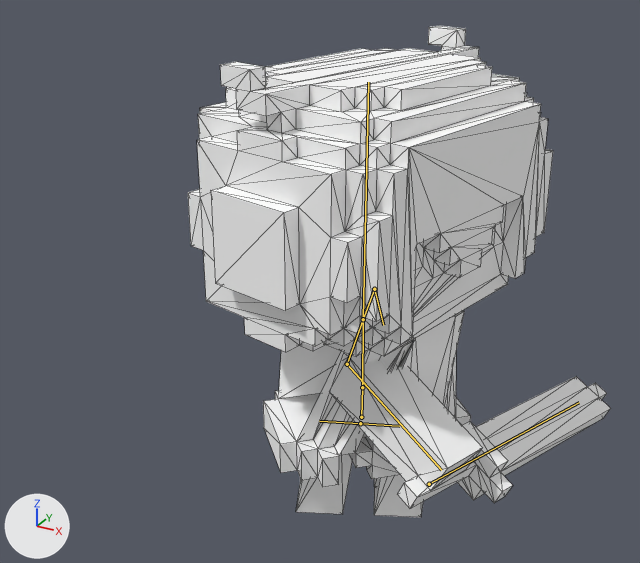
The FBX model AGS2020 Unity/Assets/_My/Model/Player.fbx, before and after one commit.
Camera for both pictures: a 50 mm camera at (2.1, -4.34, 3.65) aimed at (-0.23, -0.12, 1.54). Lighting does not change. The marker at lower left points along +X, +Y and +Z. Both versions are drawn at frame 6 of the action 'アーマチュア|ThrustAttack'; the numbers are the values there. The bones that change are drawn over the model as lines. Mesh edges are drawn as thin lines.

The first picture shows 'ObjObject', 'ObjObject.001'.
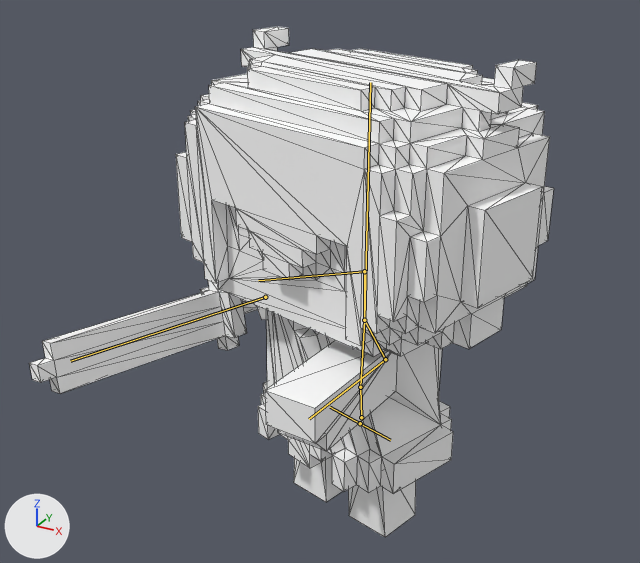
What differs and where, as boxes [x1, y1, x2, y2] in the pictures (640 x 563 px):
'ObjObject.001', posed
    before: [188, 26, 553, 517]
    after: [176, 26, 554, 537]
'ObjObject', posed
    before: [397, 376, 611, 509]
    after: [29, 280, 258, 394]
bone 'LowerBody', root to tip
    before: (361, 417) to (362, 387)
    after: (361, 417) to (360, 387)
bone 'UpperBody', root to tip
    before: (362, 387) to (363, 319)
    after: (360, 387) to (364, 320)
bone 'Head', root to tip
    before: (363, 319) to (368, 82)
    after: (364, 320) to (370, 82)
bone 'Shoulder_L', root to tip
    before: (363, 319) to (374, 289)
    after: (364, 320) to (385, 359)
bone 'Arm_L', root to tip
    before: (374, 289) to (383, 325)
    after: (385, 359) to (309, 419)
bone 'Shoulder_R', root to tip
    before: (363, 319) to (347, 364)
    after: (364, 320) to (364, 271)
bone 'Arm_R', root to tip
    before: (347, 364) to (441, 470)
    after: (364, 271) to (258, 280)
bone 'Sword', root to tip
    before: (429, 484) to (579, 402)
    after: (265, 297) to (70, 361)
bone 'Hip_L', root to tip
    before: (360, 423) to (399, 426)
    after: (360, 423) to (390, 440)
bone 'Hip_R', root to tip
    before: (360, 423) to (319, 421)
    after: (360, 423) to (330, 407)

The change in detail:
Bone 'LowerBody' (bone_lowerbody) moves from (0.0, 0.0, 0.0) to (-0.003, 0.0, 0.0).
Bone 'LowerBody' (bone_lowerbody) turns from (1, 44, 3) to (0, -20, -1) degrees about its own x, y and z.
Bone 'UpperBody' (bone_upperbody) turns from (0, 33, 1) to (0, -20, -1) degrees about its own x, y and z.
Bone 'Head' (bone_head) turns from (0, 0, 0) to (0, 25, 0) degrees about its own x, y and z.
Bone 'Shoulder_L' (bone_shoulder_l) turns from (-30, -1, 0) to (10, 0, 0) degrees about its own x, y and z.
Bone 'Arm_L' (bone_arm_l) turns from (0, 0, -45) to (45, 0, 0) degrees about its own x, y and z.
Bone 'Shoulder_R' (bone_shoulder_r) turns from (30, -20, -5) to (-24, -18, -9) degrees about its own x, y and z.
Bone 'Arm_R' (bone_arm_r) turns from (56, -4, 6) to (74, -3, 13) degrees about its own x, y and z.
Bone 'Sword' (bone_sword) moves from (0.0, 0.0, 0.006) to (0.0, 0.0, 0.0).
Bone 'Sword' (bone_sword) turns from (-10, -93, 12) to (-15, 2, 22) degrees about its own x, y and z.
Bone 'Hip_L' (bone_hip_l) moves from (0.0, 0.001, 0.0) to (0.0, 0.0, 0.0).
Bone 'Hip_L' (bone_hip_l) turns from (-25, -1, 0) to (15, 1, 0) degrees about its own x, y and z.
Bone 'Hip_R' (bone_hip_r) moves from (0.0, -0.001, 0.0) to (0.0, 0.0, 0.0).
Bone 'Hip_R' (bone_hip_r) turns from (25, 1, 0) to (-15, -1, 0) degrees about its own x, y and z.
